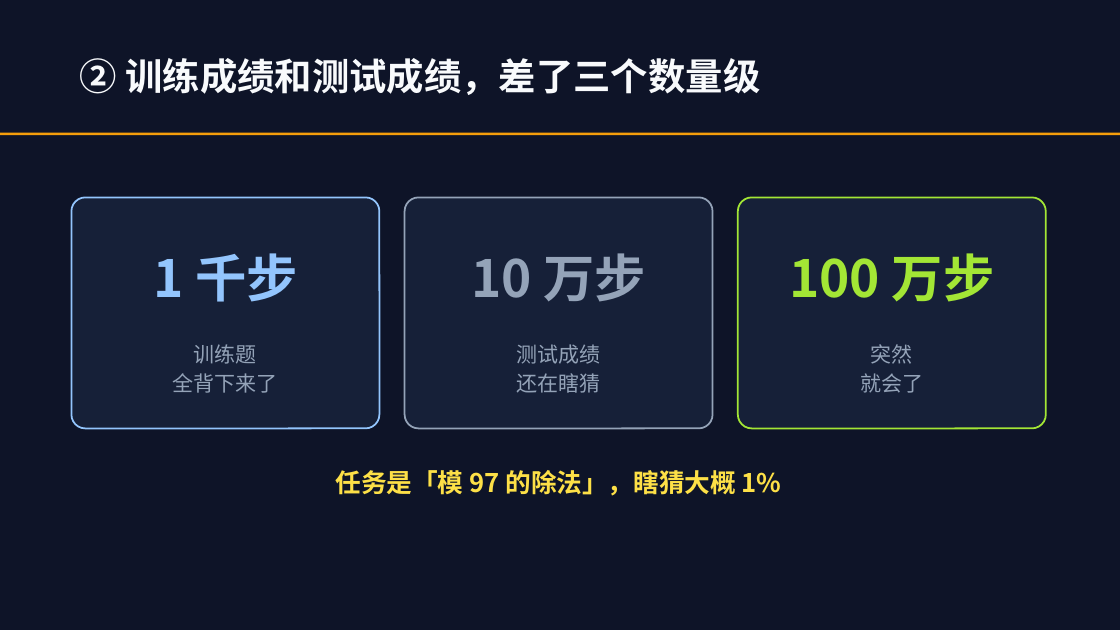
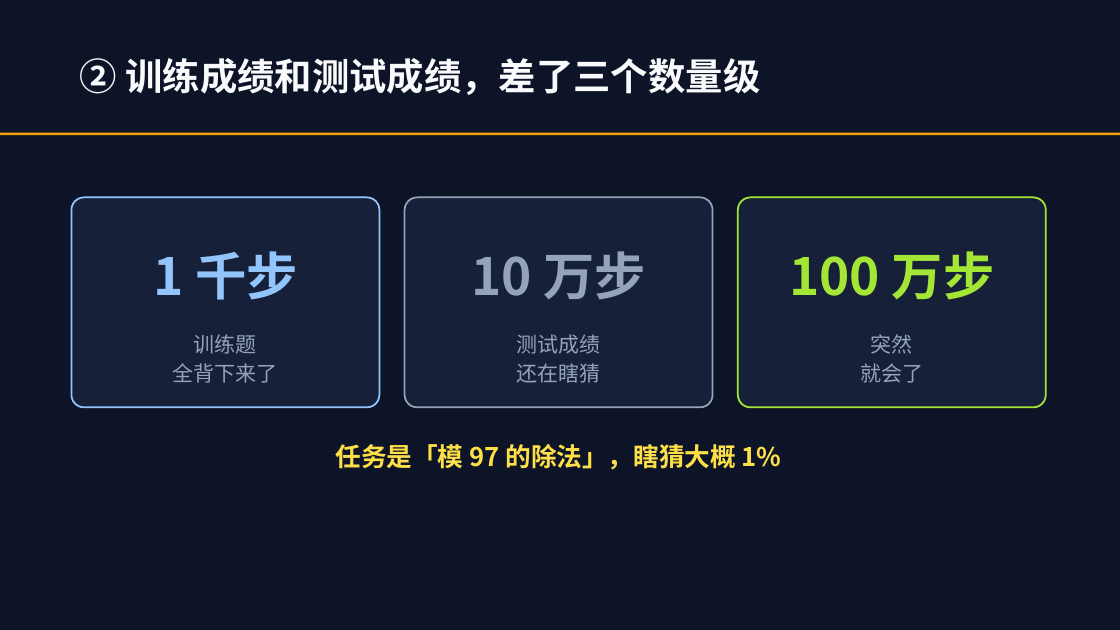
Before and after one commit to lmxxf/ai-theorys-study, a slide deck: slide 13 of wechat/curriculum/智能通识课.pptx. Drawn at 1120x630 pixels with LibreOffice and Linux fonts; fonts in the diff are those of the drawing. Boxes give left, top, right and bottom in pixels: in the first picture for what was removed or moved away, otherwise in the second. Text is boxed around its words. In the diff, an @@ line names an element or a change of style, - is before the commit and + after.

```diff
--- a/wechat/curriculum/智能通识课.pptx
+++ b/wechat/curriculum/智能通识课.pptx
@@ rounded rectangle: place and size @@
-rounded rectangle at bbox=[71, 197, 380, 429]
+rounded rectangle at bbox=[71, 197, 380, 408]
@@ rounded rectangle: place and size @@
-rounded rectangle at bbox=[405, 197, 713, 429]
+rounded rectangle at bbox=[405, 197, 713, 408]
@@ rounded rectangle: place and size @@
-rounded rectangle at bbox=[738, 197, 1046, 429]
+rounded rectangle at bbox=[738, 197, 1046, 408]
@@ text "训练题": place and size @@
-text "训练题" at bbox=[173, 344, 278, 393]
+text "训练题" at bbox=[173, 334, 278, 383]
@@ text "测试成绩": place and size @@
-text "测试成绩" at bbox=[517, 344, 601, 393]
+text "测试成绩" at bbox=[517, 334, 601, 383]
@@ text "突然": place and size @@
-text "突然" at bbox=[860, 344, 923, 393]
+text "突然" at bbox=[860, 334, 923, 383]
@@ text "任务是「模 97 的除法」，瞎猜大概 1%": place and size @@
-text "任务是「模 97 的除法」，瞎猜大概 1%" at bbox=[336, 470, 782, 496]
+text "任务是「模 97 的除法」，瞎猜大概 1%" at bbox=[336, 444, 782, 470]
```
Also in this commit, not shown: 4 other slides changed, 1 slide added, 3 slides removed, 2 other files.
